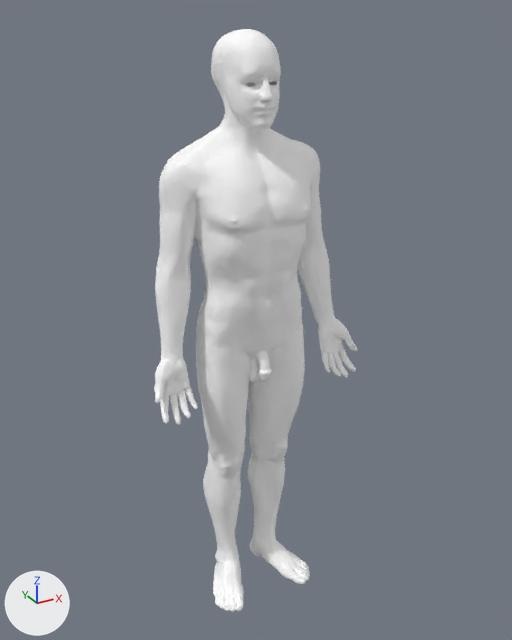
The glTF model public/anatomie-3d/haut.glb: old version first, new version second.
Both versions are drawn from a 50 mm lens placed at (-898.0, -1663.0, 908.0), pointed at (27.0, 18.0, 68.0). Arrows for +X, +Y and +Z are at lower left; the lights stay in place. The picture after the commit comes second. Where no turn or scale is listed for an object, it has been applied to the vertices.
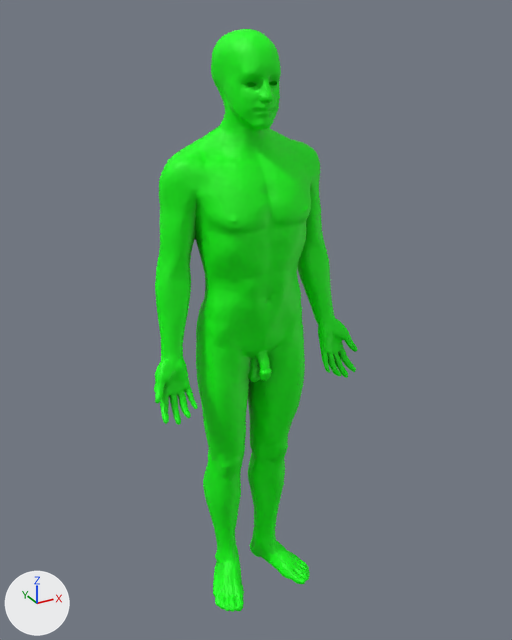
Scene script edits in JSON lines:
```json
{"block": "mat_haut", "where": "n0 = _N.new('ShaderNodeBsdfPrincipled'); n0.name = 'Principled BSDF'"}
{"op": "remove", "block": "mat_haut", "code": "n0.inputs[0].default_value = (1.0, 1.0, 1.0, 1.0)  # 'Base Color', white #ffffff"}
{"op": "add", "block": "mat_haut", "code": "n2 = _N.new('ShaderNodeVertexColor'); n2.name = 'Color Attribute'"}
{"op": "add", "block": "mat_haut", "code": "_L.new(n2.outputs[0], n0.inputs[0])  # 'Color' to 'Base Color'"}
{"block": "me_mesh_0", "where": "me_mesh_0.from_pydata(...)  # 40000 vertices, 80000 faces; spans x 0.0..667.0, y -292.0..0.0, z 0.0..1719.0"}
{"block": "me_mesh_0", "where": "# used by ob_mesh_0; location = (-334.0, 145.0, -858.0)"}
{"block": "me_mesh_0", "change": "me_mesh_0 part 1: 81 vertices moved within x 18.0..666.0, y -254.0..-109.0, z 726.0..1603.0"}
```

Boxes [x1, y1, x2, y2] around the edits, measured in the pictures (512 x 640 px; the box of a moved part takes in the faces that stretch with it):
```json
{"object": "Mesh_0", "change": "recoloured, surface changed", "before": [154, 29, 358, 612], "after": [154, 29, 358, 612], "on screen": "darker"}
{"part": 1, "of": "me_mesh_0", "change": "moved or reshaped", "before": [184, 81, 341, 418], "after": [184, 81, 341, 418]}
```
